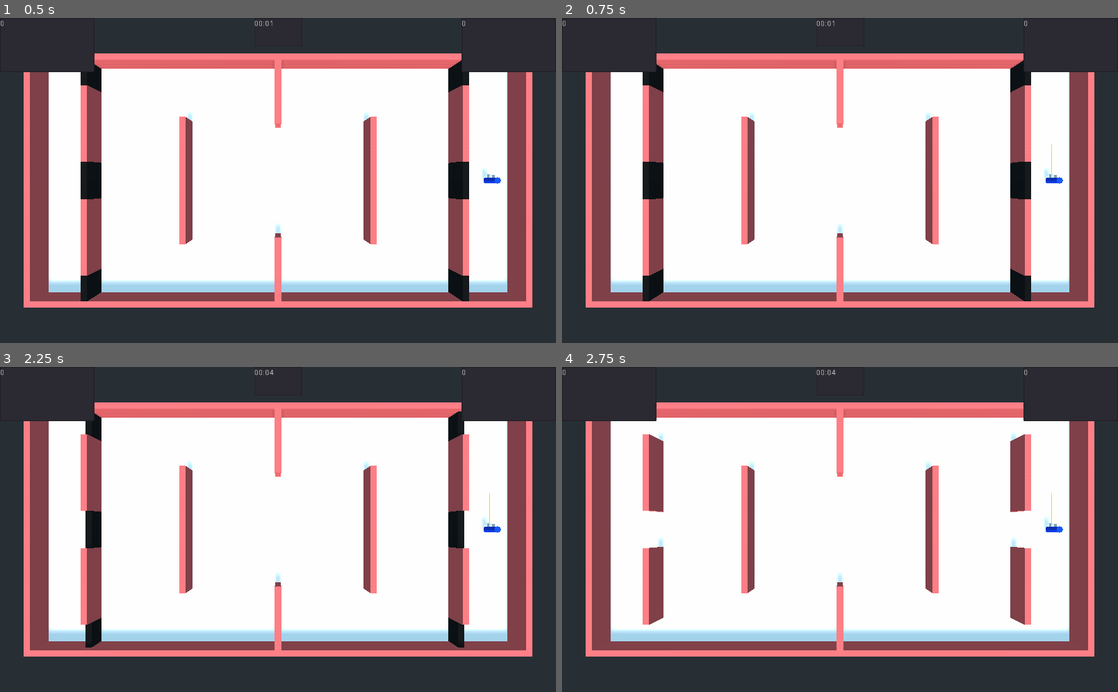
Above: before the commit, frames 1-4 (two rows, left to right).
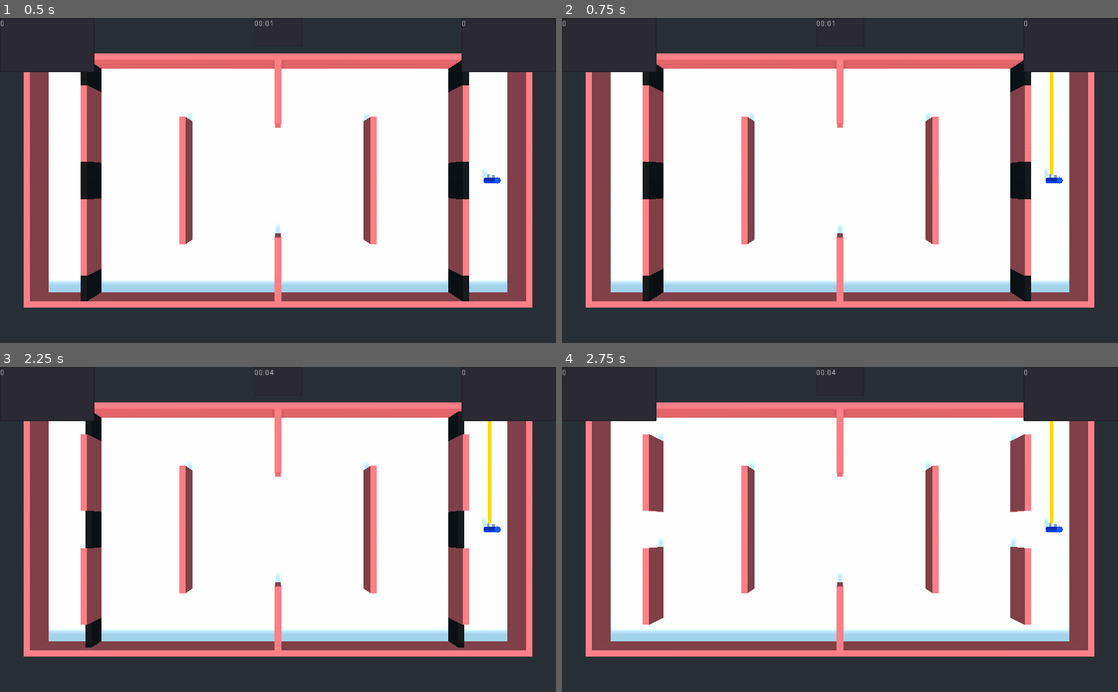
Above: after the commit, the same moments.

Repository: lizrad/fpspf
Game: Godot game, scene res://World.tscn
The game is run twice, just before and just after one commit, with the same random seed, the same clock (stepped at 60 frames per second) and the same inputs.
Inputs:
- Up to frame 1 (0.5 s): no input
- Up to frame 2 (0.75 s): tap Enter at 0.5 s; hold Space (player_shoot) from 0.53 s (still down)
- Up to frame 3 (2.25 s): release Space (player_shoot) at 1.28 s; tap Space (player_shoot) at 1.35 s; tap Enter at 2 s; hold Space (player_shoot) from 2.03 s (still down)
- Up to frame 4 (2.75 s): keep holding Space (player_shoot)

Frame 1 is identical in both runs. In frame 2, 0.2% of the frame differs, in the area x 87-89%, y 16-49%; in frame 3, 0.2%; in frame 4, 0.2%.

Commit message:
Improvements to hitscan bullet (mostly visual)

Diff:
--- a/Shooter/Bullets/HitscanBullet.gd
+++ b/Shooter/Bullets/HitscanBullet.gd
@@ -1,8 +1,10 @@
 extends RayCast
 
-export var bullet_range := 5.0
+export var bullet_range := 50.0
+
+var _visualization_time # Set from the Shooter
+
 var _damage := 10.0
-var _visualization_time := 2.0
 var _first_frame := true
 
 func initialize(visualization_time, damage) ->void:
@@ -10,26 +12,33 @@
 	_visualization_time = visualization_time
 	cast_to = Vector3(0,0,-bullet_range)
 
-	$LineRenderer.points.clear();
-	$LineRenderer.points.append(Vector3.ZERO);
-	$LineRenderer.points.append(Vector3(0,0,-bullet_range));
+	$LineRenderer.points = []
+	$LineRenderer.points.append(Vector3.ZERO)
+	$LineRenderer.points.append(Vector3.ZERO)
 
-func _process(delta):
+	_update_collision()
+
+func _physics_process(delta):
+	_visualization_time -= delta
+
 	if(_visualization_time<=0):
 		queue_free()
 		return
-	_visualization_time-=delta
+
+	if _first_frame:
+		_update_collision()
+		_first_frame = false
 
 
-func _physics_process(delta):
-	if not _first_frame:
-		return
-	_first_frame = false
+func _update_collision():
 	var collider = get_collider()
 	if collider:
 		print(str("Bullet hit collider of node named ",collider.name))
+
+		# Update the line renderer no matter what it is
+		$LineRenderer.points[1] = to_local(get_collision_point())
+
+		# Shoot player if it was shootable
 		if collider.is_in_group("Shootable"):
 			assert(collider.has_method("Shot"))
 			collider.Shot(_damage)
-	else:
-		print("Bullet hit nothing")
--- a/Shooter/Bullets/HitscanBullet.tscn
+++ b/Shooter/Bullets/HitscanBullet.tscn
@@ -15,6 +15,6 @@
 [node name="LineRenderer" parent="." instance=ExtResource( 3 )]
 material_override = SubResource( 1 )
 cast_shadow = 0
-startThickness = 0.05
-endThickness = 0.05
+startThickness = 0.2
+endThickness = 0.2
 globalCoords = false
--- a/Shooter/Shooter.gd
+++ b/Shooter/Shooter.gd
@@ -1,7 +1,7 @@
 extends Spatial
 
 export var shooter_type: Resource
-export var visualization_time := 2.0
+export var visualization_time := 0.5
 var _shooting_deadline := 0.0
 var _hitscan_bullet_scene = preload("res://Shooter/Bullets/HitscanBullet.tscn")
 
--- a/Shooter/default_shooter.tres
+++ b/Shooter/default_shooter.tres
@@ -7,3 +7,5 @@
 cooldown = 0.5
 damage = 1.0
 bullet_type = 0
+bullet_speed = 0.0
+bullet_range = 0.0
